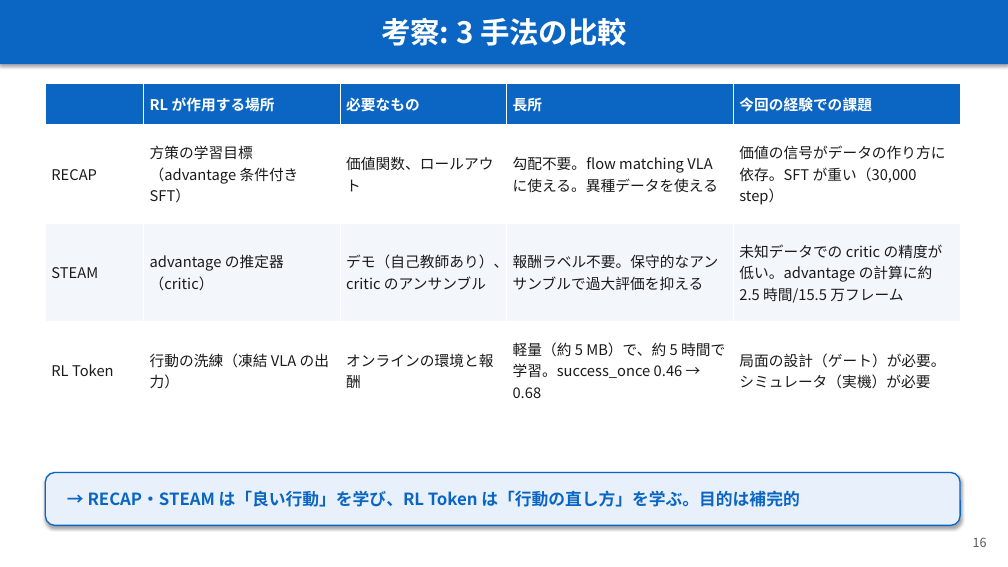
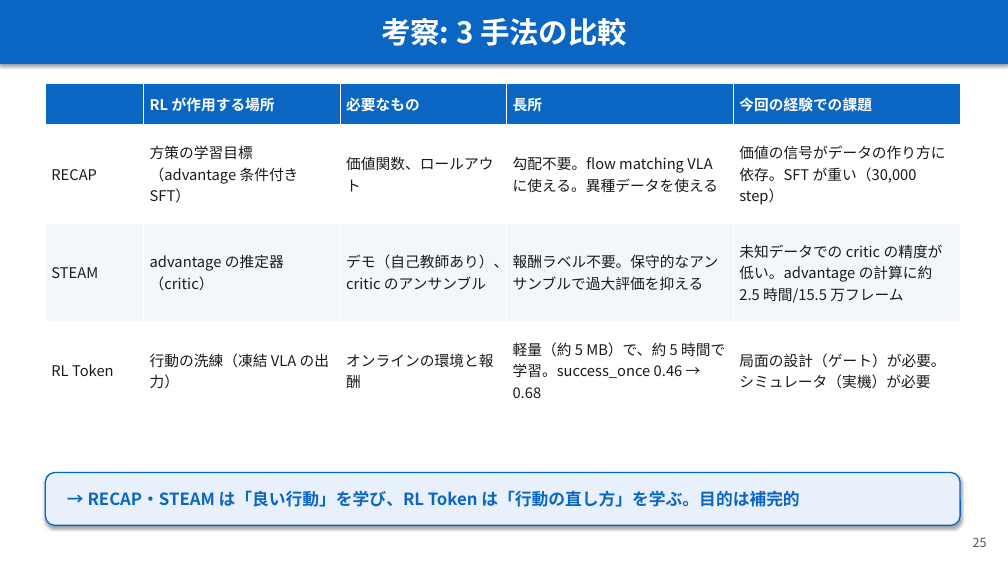
Before and after one commit to Junhand/libero_RL, a slide deck: slide 25 of docs/RECAP_STEAM_RLToken.pptx (slide 16 before the commit). Drawn at 1008x567 pixels with LibreOffice and Linux fonts; fonts in the diff are those of the drawing. Boxes give left, top, right and bottom in pixels: in the first picture for what was removed or moved away, otherwise in the second. Text is boxed around its words. In the diff, an @@ line names an element or a change of style, - is before the commit and + after.

```diff
--- a/docs/RECAP_STEAM_RLToken.pptx
+++ b/docs/RECAP_STEAM_RLToken.pptx
@@ text at [973,537,987,547]: text changed @@
-16
+25
```
Also in this commit, not shown: 11 other slides changed, 10 slides added, 1 slide removed, 1 other file.
